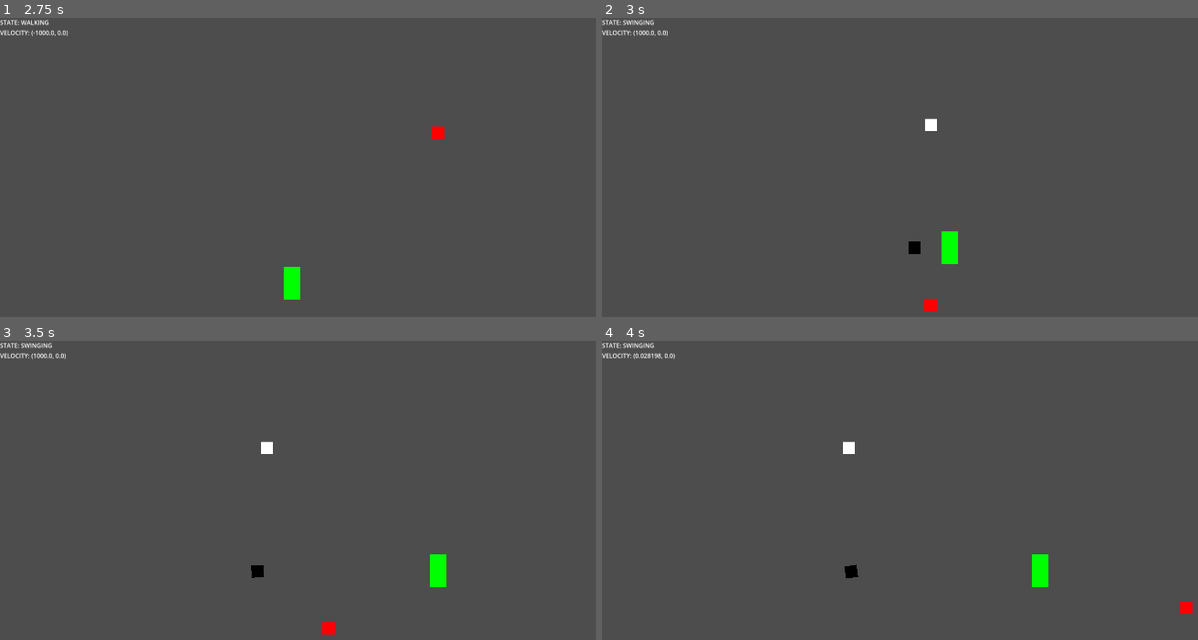
Above: before the commit, frames 1-4 (two rows, left to right).
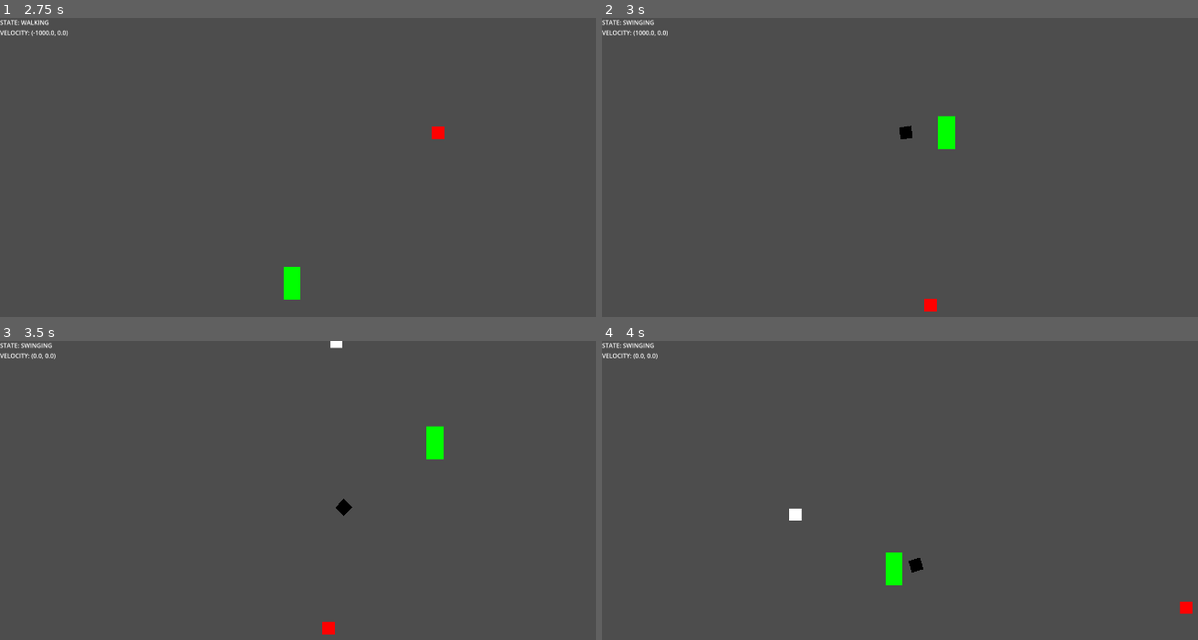
Above: after the commit, the same moments.

Repository: JeriamJito/ProjectWild
Game: Godot game, scene res://stage.tscn
Same seed, same stepped clock (60 frames per second), same inputs: the game is played once before the commit and once after it.
Inputs (mouse positions are in pixels of both pictures, inside the frame that each line leads up to):
- Up to frame 1 (2.75 s): tap Enter at 0.5 s; move the mouse to (524, 203) at 0.52 s; hold D (move_right) 0.53-2.03 s; click (524, 203) at 0.6 s; tap Space (jump) at 0.77, 1.52 s; move the mouse to (220, 242) at 1.27 s; click (220, 242) at 1.35 s; move the mouse to (441, 131) at 2.02 s; hold A (move_left) from 2.03 s (still down); click (441, 131) at 2.1 s
- Up to frame 2 (3 s): tap Space (jump) at 2.75 s; move the mouse to (929, 305) at 2.77 s; release A (move_left) at 2.78 s; hold D (move_right) from 2.78 s (still down); click (929, 305) at 2.85 s
- Up to frame 3 (3.5 s): keep holding D (move_right); tap Space (jump) at 3.02 s
- Up to frame 4 (4 s): keep holding D (move_right); move the mouse to (1186, 607) at 3.52 s; click (1186, 607) at 3.6 s; tap Space (jump) at 3.77 s

Frame 1 is identical in both runs. In frame 2, 0.9% of the frame differs, in the area x 49-60%, y 32-83%; in frame 3, 1.0%, in the area x 5-75%, y 0-83%; in frame 4, 1.0%.
Error before the commit: Cannot call method 'reparent' on a null value. (res://player/whip_line.gd:15)

Commit message:
(feat) sequential whip swinging
- Can now swing to new grapple point while swinging

Diff:
--- a/components/movement.gd
+++ b/components/movement.gd
@@ -9,7 +9,7 @@
 @export var acceleration := 2000.0
 
 func _physics_process(_delta : float) -> void:
-	if parent.state == STATES.CLIMBING:
+	if parent.state in [STATES.CLIMBING, STATES.SWINGING]:
 		return
 	move_lateral()
 
--- a/components/whip.gd
+++ b/components/whip.gd
@@ -11,20 +11,15 @@
 
 signal set_grapple_point
 
-var _in_use := false
 var _rope : Rope
 var grapple_point := GRAPPLE_RESET
+
+func _ready() -> void:
+	parent.change_state.connect(create_rope)
 
 func _process(_delta: float) -> void:
 	grapple_point = get_valid_grapple_point()
 	set_grapple_point.emit(grapple_point.x)
-
-
-func _physics_process(_delta: float) -> void:
-	if parent.state != STATES.SWINGING or _in_use or not has_grapple_point():
-		return
-
-	create_rope()
 
 
 func get_valid_grapple_point() -> Vector2:
@@ -34,20 +29,27 @@
 
 	for i in range(grapple_points.size()):
 		var test_point : Node2D = grapple_points[i]
+
+		var lateral_distance = global_position.x - test_point.global_position.x
+		if sign(lateral_distance) == sign(parent.scale.y):
+			return grapple_test
+
 		var player_distance = global_position.distance_to(test_point.global_position)
 		var mouse_distance = mouse_position.distance_to(test_point.global_position)
 		if player_distance <= max_distance and mouse_distance < grapple_test.y:
 			grapple_test = Vector2(i, mouse_distance)
 	return grapple_test
 
+
 func has_grapple_point():
 	return grapple_point.x > -1
 
 
-func create_rope() -> void:
+func create_rope(state: Globals.STATES) -> void:
+	if state != STATES.SWINGING:
+		return
 	var grapple_points : Array = get_tree().get_nodes_in_group("WhipTarget")
 	var test_point : Node2D = grapple_points[grapple_point.x]
 	_rope = WHIP_LINE.instantiate()
 	get_tree().root.add_child(_rope)
 	_rope.create_rope(test_point.global_position, parent.global_position)
-	_in_use = true
--- a/player/player.gd
+++ b/player/player.gd
@@ -28,12 +28,13 @@
 	elif is_on_floor():
 		change_state.emit(STATES.WALKING)
 
-	if state in [STATES.JUMPING, STATES.FALLING]:
-		if can_ledge_grab() and climbing_timeout.is_stopped():
-			climbing_timeout.start()
-			change_state.emit(STATES.CLIMBING)
-		elif Input.is_action_just_pressed("whip_use"):
-			change_state.emit(STATES.SWINGING)
+	if state in [STATES.JUMPING, STATES.FALLING] and \
+			can_ledge_grab() and climbing_timeout.is_stopped():
+		climbing_timeout.start()
+		change_state.emit(STATES.CLIMBING)
+	elif state in [STATES.JUMPING, STATES.FALLING, STATES.SWINGING] and \
+			Input.is_action_just_pressed("whip_use"):
+		change_state.emit(STATES.SWINGING)
 
 	if Input.is_action_just_pressed("jump") and \
 			state in [STATES.IDLE, STATES.WALKING, STATES.COYOTE]:
--- a/player/player.tscn
+++ b/player/player.tscn
@@ -13,7 +13,7 @@
 radius = 28.0
 height = 108.0
 
-[node name="Player" type="CharacterBody2D"]
+[node name="Player" type="CharacterBody2D" groups=["Player"]]
 script = ExtResource("1_oul6g")
 
 [node name="ColorRect" type="ColorRect" parent="."]
--- a/player/whip_line.gd
+++ b/player/whip_line.gd
@@ -1,15 +1,22 @@
 extends Node2D
 class_name Rope
+
+@export var initial_force := 800
 
 @onready var attachment_point: StaticBody2D = %AttachmentPoint
 @onready var player_point: RigidBody2D = %PlayerPoint
 
 func create_rope(start: Vector2, end: Vector2) -> void:
+	var player : Actor = get_tree().get_first_node_in_group("Player")
 	global_position = start
 	player_point.global_position = end
 	var pinjoint := PinJoint2D.new()
 	pinjoint.node_a = attachment_point.get_path()
 	pinjoint.node_b = player_point.get_path()
 	add_child(pinjoint)
-	var player : Actor = get_tree().get_first_node_in_group("Player")
 	player.reparent(player_point)
+	player_point.apply_impulse(Vector2(initial_force * player.scale.y, 0))
+
+	if get_tree().get_node_count_in_group("WhipLine") > 1:
+		var existing_rope = get_tree().get_first_node_in_group("WhipLine")
+		existing_rope.queue_free()
--- a/player/whip_line.tscn
+++ b/player/whip_line.tscn
@@ -4,7 +4,7 @@
 
 [sub_resource type="RectangleShape2D" id="RectangleShape2D_44o1s"]
 
-[node name="WhipLine" type="Node2D"]
+[node name="WhipLine" type="Node2D" groups=["WhipLine"]]
 script = ExtResource("1_44o1s")
 
 [node name="AttachmentPoint" type="StaticBody2D" parent="."]
--- a/project.godot
+++ b/project.godot
@@ -34,6 +34,7 @@
 
 WhipTarget="A node that the player's whip can target"
 Player="You know who you are"
+WhipLine="Whip physics components"
 
 [input]
 
--- a/stage.tscn
+++ b/stage.tscn
@@ -21,14 +21,14 @@
 position = Vector2(760, 441)
 
 [node name="CollisionPolygon2D3" type="CollisionPolygon2D" parent="Stage/StaticBody2D"]
-position = Vector2(396, -34)
+position = Vector2(557, -25)
 polygon = PackedVector2Array(704, 346, 760, 454, 840, 345)
 
 [node name="GrapplePoint" parent="Stage/StaticBody2D/CollisionPolygon2D3" instance=ExtResource("1_rnkuw")]
 position = Vector2(760, 441)
 
 [node name="CollisionPolygon2D4" type="CollisionPolygon2D" parent="Stage/StaticBody2D"]
-position = Vector2(811, -31)
+position = Vector2(1114, -28)
 polygon = PackedVector2Array(704, 346, 760, 454, 840, 345)
 
 [node name="GrapplePoint" parent="Stage/StaticBody2D/CollisionPolygon2D4" instance=ExtResource("1_rnkuw")]
